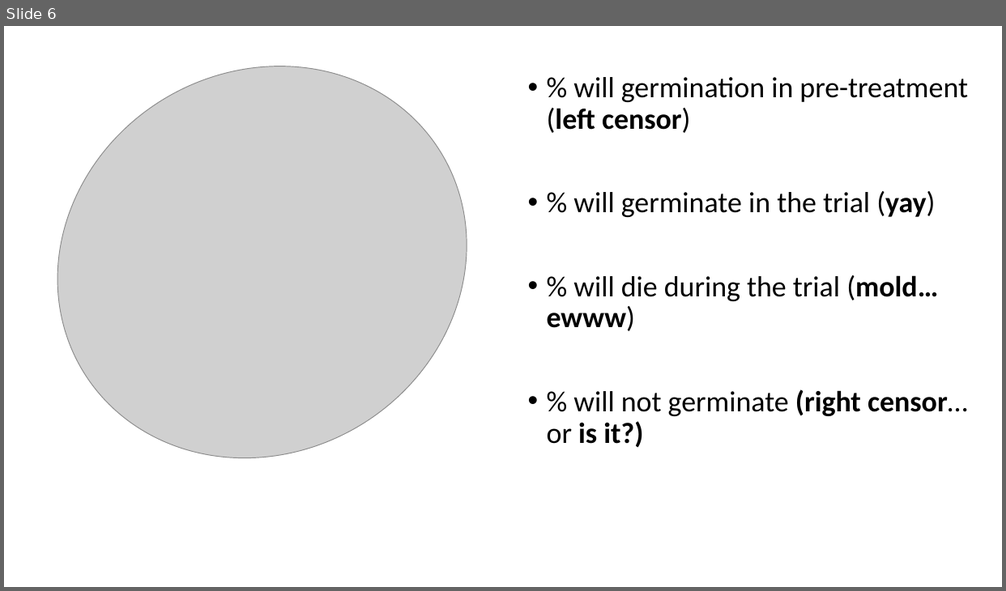
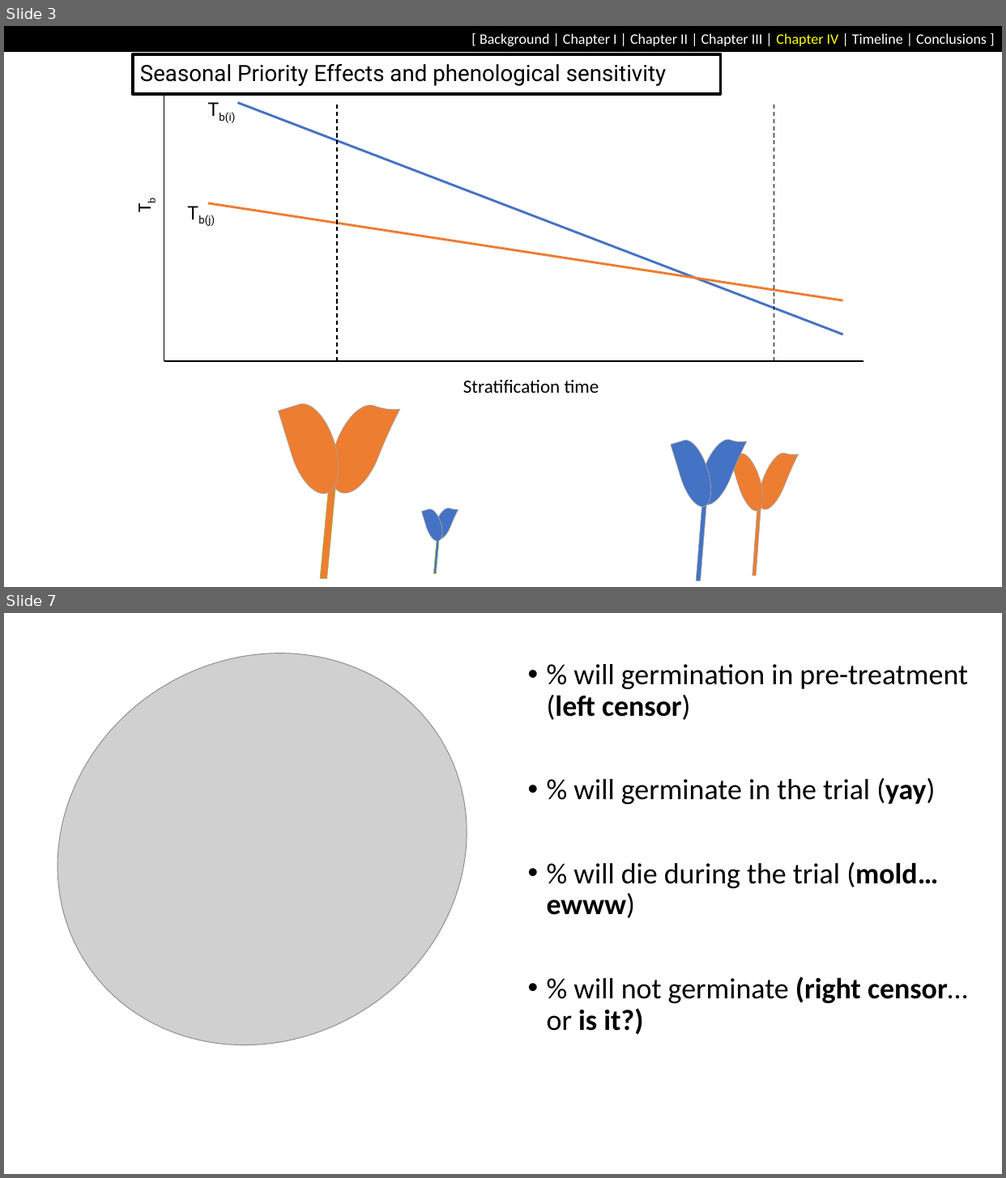
Before and after one commit to dbuona/timetogerminate, a slide deck: germination_trials/seed_update_labmeeting.pptx. Shown one above the other, each under a label of ours: slide 6 before the commit, slides 3 and 7 after it; the slides between them are not shown. The pictures are 1006x591 and 1006x1178 pixels, drawn with LibreOffice and Linux fonts; fonts in the diff are those of the drawing; grey boxes stand for pictures. Boxes give left, top, right and bottom in pixels: in the first picture for what was removed or moved away, otherwise in the second. Text is boxed around its words. In the diff, an @@ line names an element or a change of style, - is before the commit and + after.

```diff
--- a/germination_trials/seed_update_labmeeting.pptx
+++ b/germination_trials/seed_update_labmeeting.pptx
@@ slide 3 added at (4, 26, 1002, 587), background #FFFFFF @@
@@ rectangle added at (4, 26, 1002, 51), fill #000000, outline #000000 0.75 pt, 14 pt, text #FFFFFF @@
+[ Background | Chapter I | Chapter II | Chapter III | Chapter IV | Timeline | Conclusions ]
@@ title added at (133, 54, 721, 94), outline #000000 3 pt, 21.6 pt, text #000000 @@
+Seasonal Priority Effects and phenological sensitivity
@@ line added from (164, 361) to (164, 94), #000000 1 pt @@
@@ text added at (219, 112, 235, 123), 18 pt, text #000000 @@
+Tb(i)
@@ line added from (237, 102) to (843, 335), #4472C4 2.25 pt @@
@@ line added from (337, 361) to (337, 102), #000000 1 pt dashed @@
@@ line added from (774, 361) to (774, 102), #000000 1 pt dashed @@
@@ text added at (129, 156, 159, 220), 18 pt, text #000000 @@
+Tb
@@ line added from (577, 160) to (577, 160), #BFBFBF 6 pt @@
@@ text added at (198, 215, 215, 226), 18 pt, text #000000 @@
+Tb(j)
@@ line added from (208, 203) to (843, 301), #ED7D31 2.25 pt @@
@@ line added from (863, 361) to (164, 361), #000000 1 pt @@
@@ text added at (463, 380, 599, 393), 18 pt, text #000000 @@
+Stratification time
@@ teardrop added at (279, 398, 348, 500), fill #ED7D31, outline #A5A5A5 0.5 pt @@
@@ teardrop added at (321, 399, 395, 501), fill #ED7D31, outline #A5A5A5 0.5 pt @@
@@ teardrop added at (671, 437, 718, 510), fill #4472C4, outline #A5A5A5 0.5 pt @@
@@ teardrop added at (692, 435, 744, 510), fill #4472C4, outline #A5A5A5 0.5 pt @@
@@ teardrop added at (729, 450, 769, 514), fill #ED7D31, outline #A5A5A5 0.5 pt @@
@@ teardrop added at (753, 450, 795, 514), fill #ED7D31, outline #A5A5A5 0.5 pt @@
@@ parallelogram added at (320, 474, 337, 579), fill #ED7D31, outline #9BBB59 0.5 pt @@
@@ teardrop added at (422, 507, 445, 544), fill #4472C4, outline #A5A5A5 0.5 pt @@
@@ teardrop added at (431, 506, 456, 542), fill #4472C4, outline #A5A5A5 0.5 pt @@
@@ parallelogram added at (697, 503, 707, 582), fill #4472C4, outline #A5A5A5 0.5 pt @@
@@ parallelogram added at (752, 508, 761, 576), fill #ED7D31, outline #A5A5A5 0.5 pt @@
@@ parallelogram added at (434, 536, 440, 574), fill #4472C4, outline #9BBB59 0.5 pt @@
@@ what was slide 6 is now slide 7 @@
```
Also in this commit, not shown: 4 slides changed, 12 other slides added, 3 slides removed, 15 other files.
